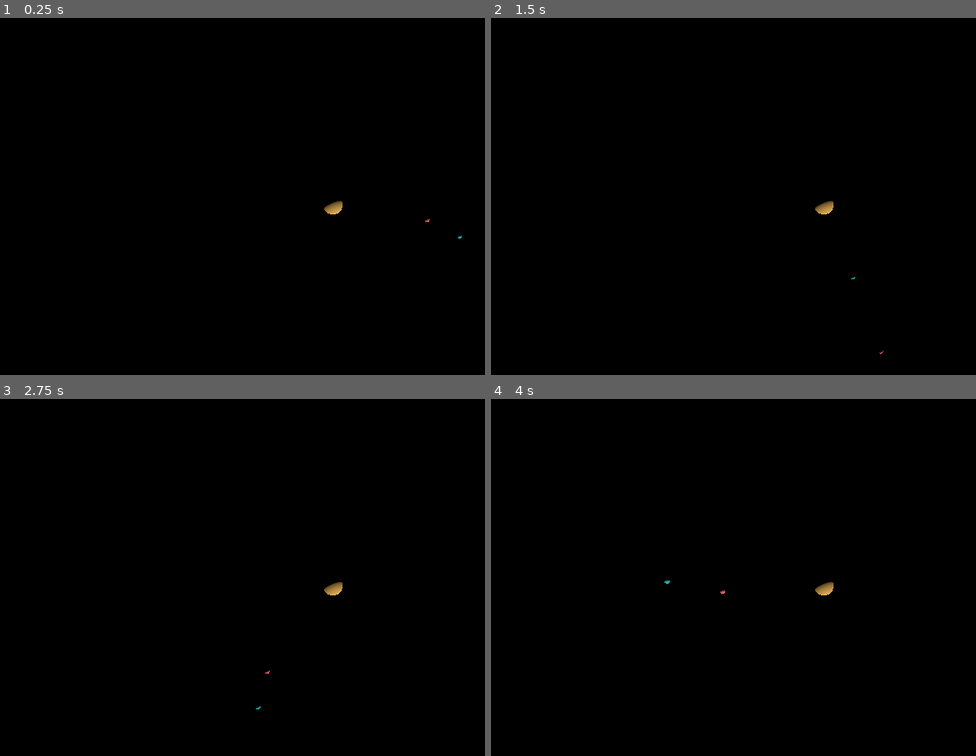
Above: before the commit, frames 1-4 (two rows, left to right).
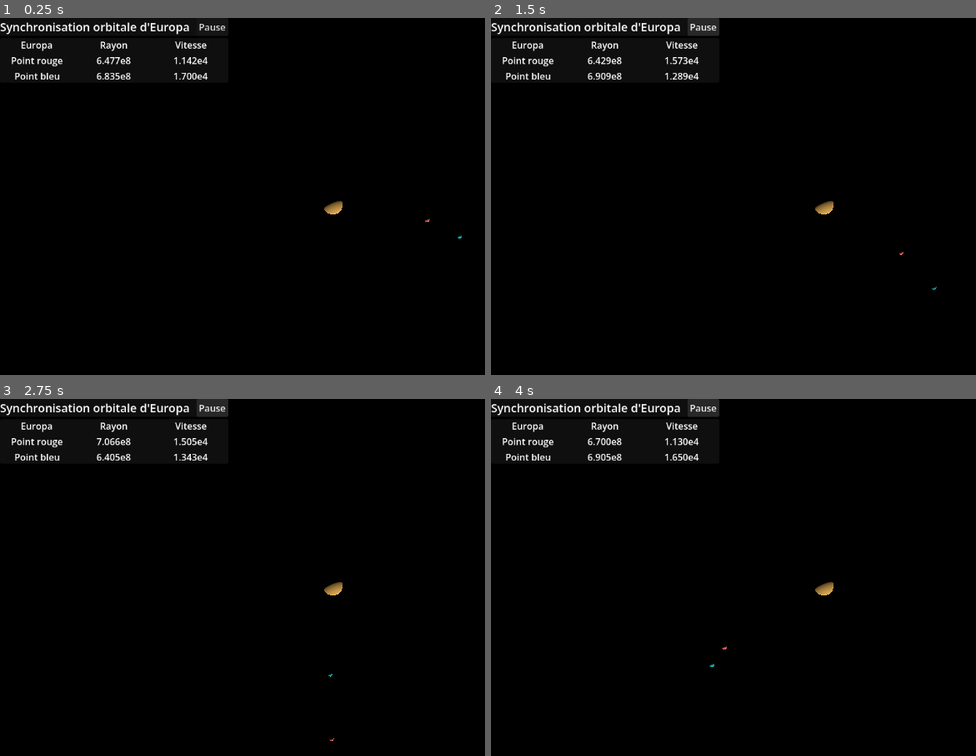
Above: after the commit, the same moments.

Repository: adorion25/Euroba
Game: Godot game, scene res://node_3d.tscn
Two runs of this game, one before a commit and one after it. Both use one fixed random seed, a clock stepped at 60 frames per second and the inputs below. The project has no main scene, so this scene is started directly.
Inputs (mouse positions are in pixels of both pictures, inside the frame that each line leads up to):
- Up to frame 1 (0.25 s): no input
- Up to frame 2 (1.5 s): click (704, 28) at 0.5 s, where only the run after the commit has a clickable "Pause"; click (714, 28) at 1.25 s, where only the run after the commit has a clickable "Reprendre"
- Up to frame 3 (2.75 s): no input
- Up to frame 4 (4 s): no input

The runs differ from the first frame. In frame 1, 1.5% of the frame differs, in the area x 0-47%, y 1-18%; in frame 2, 1.8%; in frame 3, 1.8%; in frame 4, 1.8%, in the area x 0-49%, y 0-76%.

Commit message:
bouton pause et interface fonctionnels

Diff:
--- a/euroba/Lune.gd
+++ b/euroba/Lune.gd
@@ -1,4 +1,5 @@
 extends RigidBody3D
+class_name Lune
 
 @export_group("Paramètre de conversion simulation")
 @export var min_distance_simulee : float
--- a/euroba/interface.gd
+++ b/euroba/interface.gd
@@ -2,7 +2,7 @@
 class_name Interface
 
 @export_group("Simulation")
-@export var simulation : RigidBody3D
+@export var lune : Lune
 
 @export_group("Textes")
 @export var rayon_1 : Label
@@ -12,10 +12,10 @@
 
 
 func _process(delta:float) -> void:
-	rayon_1.text = format_scientifique(simulation.r_1.length())
-	vitesse_1.text = format_scientifique(simulation.v_1.length())
-	rayon_2.text = format_scientifique(simulation.r_2.length())
-	vitesse_2.text = format_scientifique(simulation.v_2.length())
+	rayon_1.text = format_scientifique(lune.r_1.length())
+	vitesse_1.text = format_scientifique(lune.v_1.length())
+	rayon_2.text = format_scientifique(lune.r_2.length())
+	vitesse_2.text = format_scientifique(lune.v_2.length())
 
 
 func changer_mode_pause(mode_pause : bool) -> void:
@@ -23,7 +23,7 @@
 
 	Paramètre :
 	etat_pause -- est-ce que la simulation est en pause ou non """
-	simulation.mettre_en_pause(mode_pause)
+	lune.mettre_en_pause(mode_pause)
 
 
 func format_scientifique(valeur : float) -> String:
--- a/euroba/interface.tscn
+++ b/euroba/interface.tscn
@@ -3,12 +3,16 @@
 [ext_resource type="Script" uid="uid://d03a04mh24msu" path="res://interface.gd" id="1_kyn48"]
 [ext_resource type="Script" uid="uid://blopcvwejs7mq" path="res://BoutonPause.gd" id="2_oi7g3"]
 
-[node name="Interface" type="Control" unique_id=1115889947]
+[node name="Interface" type="Control" unique_id=1115889947 node_paths=PackedStringArray("rayon_1", "vitesse_1", "rayon_2", "vitesse_2")]
 layout_mode = 3
 anchors_preset = 0
 offset_right = 40.0
 offset_bottom = 40.0
 script = ExtResource("1_kyn48")
+rayon_1 = NodePath("VBoxContainer/PanelContainer Données/MarginContainer/GridContainer/rayon_1")
+vitesse_1 = NodePath("VBoxContainer/PanelContainer Données/MarginContainer/GridContainer/vitesse_1")
+rayon_2 = NodePath("VBoxContainer/PanelContainer Données/MarginContainer/GridContainer/rayon_2")
+vitesse_2 = NodePath("VBoxContainer/PanelContainer Données/MarginContainer/GridContainer/vitesse_2")
 
 [node name="VBoxContainer" type="VBoxContainer" parent="." unique_id=1837051428]
 layout_mode = 0
@@ -32,10 +36,11 @@
 [node name="VSeparator" type="VSeparator" parent="VBoxContainer/PanelContainer Titre/MarginContainer/HBoxContainer" unique_id=10007798]
 layout_mode = 2
 
-[node name="Button" type="Button" parent="VBoxContainer/PanelContainer Titre/MarginContainer/HBoxContainer" unique_id=721864335]
+[node name="Button" type="Button" parent="VBoxContainer/PanelContainer Titre/MarginContainer/HBoxContainer" unique_id=721864335 node_paths=PackedStringArray("interface")]
 layout_mode = 2
 text = "Pause"
 script = ExtResource("2_oi7g3")
+interface = NodePath("../../../../..")
 
 [node name="PanelContainer Données" type="PanelContainer" parent="VBoxContainer" unique_id=1098302464]
 layout_mode = 2
@@ -45,3 +50,49 @@
 
 [node name="GridContainer" type="GridContainer" parent="VBoxContainer/PanelContainer Données/MarginContainer" unique_id=752489414]
 layout_mode = 2
+columns = 3
+
+[node name="Europa" type="Label" parent="VBoxContainer/PanelContainer Données/MarginContainer/GridContainer" unique_id=497748557]
+layout_mode = 2
+size_flags_horizontal = 6
+text = "Europa"
+
+[node name="Rayon" type="Label" parent="VBoxContainer/PanelContainer Données/MarginContainer/GridContainer" unique_id=196952794]
+layout_mode = 2
+size_flags_horizontal = 6
+text = "Rayon"
+
+[node name="Vitesse" type="Label" parent="VBoxContainer/PanelContainer Données/MarginContainer/GridContainer" unique_id=1353402173]
+layout_mode = 2
+size_flags_horizontal = 6
+text = "Vitesse"
+
+[node name="Point 1" type="Label" parent="VBoxContainer/PanelContainer Données/MarginContainer/GridContainer" unique_id=452391967]
+layout_mode = 2
+size_flags_horizontal = 4
+text = "Point rouge"
+
+[node name="rayon_1" type="Label" parent="VBoxContainer/PanelContainer Données/MarginContainer/GridContainer" unique_id=2109086870]
+layout_mode = 2
+size_flags_horizontal = 4
+text = "rayon1"
+
+[node name="vitesse_1" type="Label" parent="VBoxContainer/PanelContainer Données/MarginContainer/GridContainer" unique_id=1424470352]
+layout_mode = 2
+size_flags_horizontal = 4
+text = "vitesse1"
+
+[node name="Point 2" type="Label" parent="VBoxContainer/PanelContainer Données/MarginContainer/GridContainer" unique_id=957746302]
+layout_mode = 2
+size_flags_horizontal = 4
+text = "Point bleu"
+
+[node name="rayon_2" type="Label" parent="VBoxContainer/PanelContainer Données/MarginContainer/GridContainer" unique_id=1228715288]
+layout_mode = 2
+size_flags_horizontal = 4
+text = "rayon2"
+
+[node name="vitesse_2" type="Label" parent="VBoxContainer/PanelContainer Données/MarginContainer/GridContainer" unique_id=919499037]
+layout_mode = 2
+size_flags_horizontal = 4
+text = "vitesse2"
--- a/euroba/node_3d.tscn
+++ b/euroba/node_3d.tscn
@@ -1,6 +1,7 @@
 [gd_scene format=3 uid="uid://bnpcxbieyarvj"]
 
 [ext_resource type="Script" uid="uid://bl7lqsf2un6ea" path="res://Lune.gd" id="1_a202f"]
+[ext_resource type="PackedScene" uid="uid://sih1ldeg6fm2" path="res://interface.tscn" id="2_noarx"]
 
 [sub_resource type="Environment" id="Environment_4xowi"]
 background_mode = 1
@@ -85,3 +86,8 @@
 transform = Transform3D(0.5, 0, 0, 0, 0.5, 0, 0, 0, 0.5, 0, 0, 0)
 mesh = SubResource("SphereMesh_jka67")
 surface_material_override/0 = SubResource("StandardMaterial3D_i5arm")
+
+[node name="CanvasLayer" type="CanvasLayer" parent="." unique_id=996496170]
+
+[node name="Interface" parent="CanvasLayer" unique_id=1115889947 node_paths=PackedStringArray("lune") instance=ExtResource("2_noarx")]
+lune = NodePath("../../Europe 1")
Not shown, changed: .DS_Store
